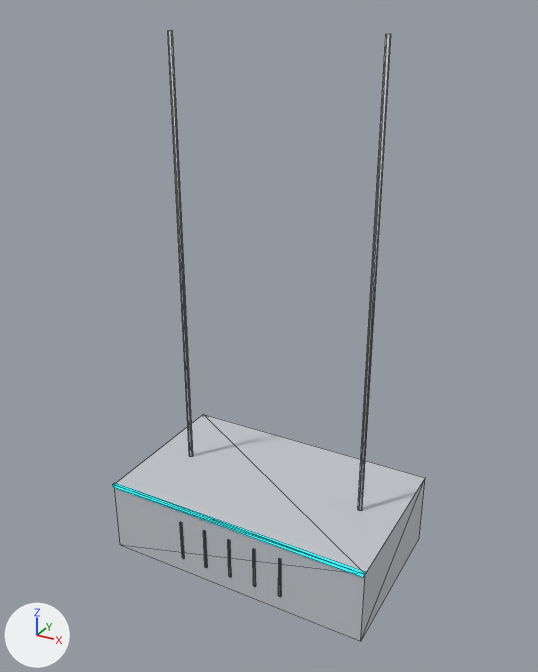
Two versions of the glTF model internal/web/static/office/sets/modern/Light_PendantBox.gltf, one commit apart.
The view is the same before and after, from a 50 mm camera at (0.562, -1.03, 0.031) aimed at (0.001, -0.009, -0.479). Arrows for +X, +Y and +Z are at lower left; the lights stay in place. The older version comes first. Mesh edges are drawn as thin lines.

Script lines for the objects in view, before the commit:
```python
mat_rs_bodydark = principled_material('RS_BodyDark')
mat_rs_bodydark.base_color = (0.552, 0.571, 0.604)  # light grey #c4c7cc
mat_rs_bodydark.roughness = 0.55
mat_rs_neon_accent = principled_material('RS_Neon_Accent')
mat_rs_neon_accent.base_color = (0.0, 0.0, 0.0)  # black #000000
mat_rs_neon_accent.emission_color = (0.016, 0.791, 1.0)  # cyan #22e6ff
mat_rs_neon_accent.emission_strength = 1.5
me_light_pendantbox = bpy.data.meshes.new('Light_PendantBox')
me_light_pendantbox.from_pydata(...)  # 88 vertices, 136 faces; spans x -0.25..0.25, y -0.154..0.15, z -0.926..0.0
# faces by material slot: [52, 12, 12, 60]
me_light_pendantbox.materials.append(mat_rs_bodydark)  # light grey #c4c7cc
me_light_pendantbox.materials.append(mat_rs_lightpanel)  # white #ffffff, glowing pale yellow #fff6e8
me_light_pendantbox.materials.append(mat_rs_neon_accent)  # black #000000, glowing cyan #22e6ff
me_light_pendantbox.materials.append(mat_rs_trim)  # light grey #b9bdc3
ob_light_pendantbox = bpy.data.objects.new('Light_PendantBox', me_light_pendantbox)
ob_light_pendantbox.location = (0.0, 0.0, 0.0)
```
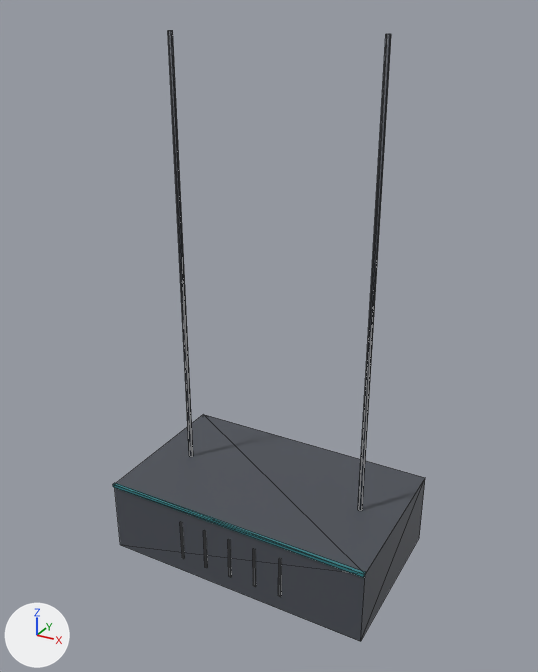
Boxes (x1, y1, x2, y2) around the edits, measured in the pictures (538 x 672 px):
```json
{"object": "Light_PendantBox", "change": "recoloured, surface changed", "before": [113, 30, 425, 642], "after": [113, 30, 425, 642], "on screen": "light grey to dark grey"}
```

Edits to the scene script, one JSON object a line:
```json
{"op": "set", "path": "mat_rs_bodydark.base_color", "old": "(0.552, 0.571, 0.604)", "new": "(0.0704, 0.0782, 0.0953)", "note": "light grey #c4c7cc -> dark grey #4b4f57"}
{"op": "remove", "block": "mat_rs_neon_accent", "code": "mat_rs_neon_accent.emission_color = (0.016, 0.791, 1.0)  # cyan #22e6ff"}
{"op": "remove", "block": "mat_rs_neon_accent", "code": "mat_rs_neon_accent.emission_strength = 1.5"}
```
